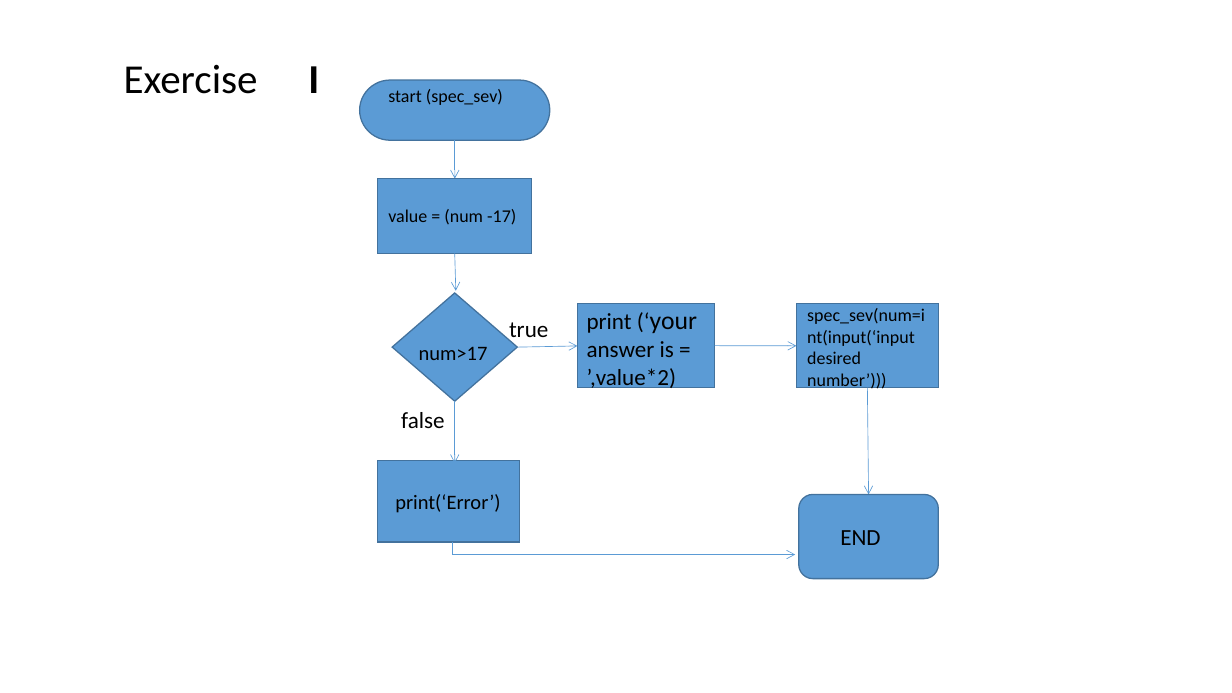
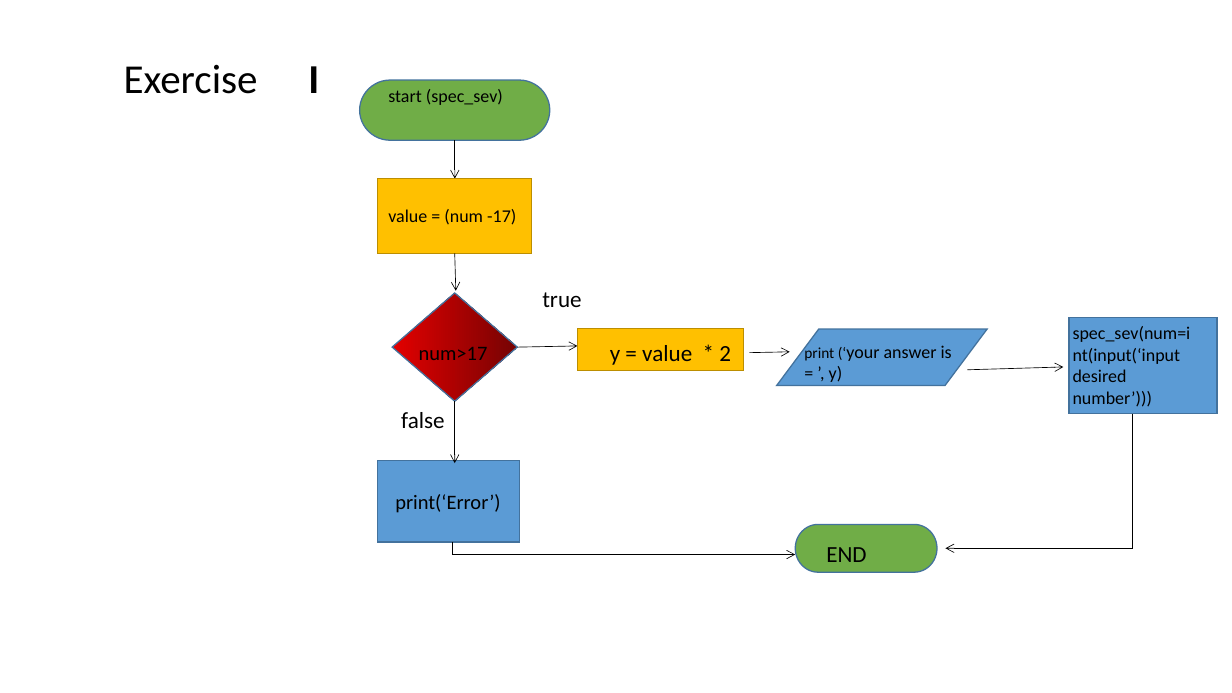
Before and after one commit to ehianeoigiagbepau/ehianeCSC102, a slide deck: slide 2 of flowchart for lab practice 1.pptx. Drawn at 1232x693 pixels with LibreOffice and Linux fonts; fonts in the diff are those of the drawing. Boxes give left, top, right and bottom in pixels: in the first picture for what was removed or moved away, otherwise in the second. Text is boxed around its words. In the diff, an @@ line names an element or a change of style, - is before the commit and + after.

```diff
--- a/flowchart for lab practice 1.pptx
+++ b/flowchart for lab practice 1.pptx
@@ pill shape at (x1=360, y1=80, x2=550, y2=140): fill #5B9BD5 to #70AD47 @@
@@ arrow (455, 140) - (455, 178): stroke #5B9BD5 0.5 pt to #000000 0.5 pt @@
@@ rectangle at (x1=378, y1=178, x2=532, y2=253): fill #5B9BD5 to #FFC000; outline #43739E 1 pt to #BD8E00 1 pt @@
@@ arrow (455, 253) - (456, 291): stroke #5B9BD5 0.5 pt to #000000 0.5 pt @@
@@ diamond at (x1=392, y1=293, x2=517, y2=401): fill #5B9BD5 to gradient #E30000 to #760303 @@
@@ text "true" rewrapped from (x1=509, y1=322, x2=548, y2=343) to (x1=542, y1=292, x2=581, y2=307) @@
@@ rectangle at (x1=578, y1=329, x2=744, y2=371): fill #5B9BD5 to #FFC000; outline #43739E 1 pt to #BD8E00 1 pt @@
@@ rectangle resized from (x1=578, y1=304, x2=714, y2=388) to (x1=578, y1=329, x2=744, y2=371) @@
@@ flow chart input output added at (x1=777, y1=329, x2=988, y2=385), fill #5B9BD5, outline #43739E 1 pt @@
@@ text "spec_sev(num=int(input(‘input desired number’)))" moved from (x1=807, y1=308, x2=925, y2=391) to (x1=1073, y1=326, x2=1191, y2=407) @@
@@ rectangle resized from (x1=797, y1=304, x2=939, y2=388) to (x1=1069, y1=317, x2=1217, y2=413) @@
@@ arrow (518, 348) - (578, 346): stroke #5B9BD5 0.5 pt to #000000 0.5 pt @@
@@ text added at (x1=610, y1=345, x2=731, y2=365), 18 pt, text #000000 @@
+y = value * 2
@@ arrow moved from (714, 346) - (797, 346) to (750, 353) - (790, 352) @@
@@ arrow (750, 353) - (790, 352): stroke #5B9BD5 0.5 pt to #000000 0.5 pt @@
@@ text at (x1=804, y1=345, x2=952, y2=382): text changed; size 18 to 14 pt @@
-print (‘your answer is = ’,value*2)
+print (‘your answer is = ’, y)
@@ arrow removed from (868, 388) to (869, 494) @@
@@ arrow added from (968, 370) to (1064, 367), #000000 0.5 pt @@
@@ arrow (455, 401) - (455, 463): stroke #5B9BD5 0.5 pt to #000000 0.5 pt @@
@@ elbow arrow added from (1132, 414) to (945, 548), #000000 0.5 pt @@
@@ rounded rectangle removed at (x1=799, y1=494, x2=939, y2=579) @@
@@ pill shape added at (x1=796, y1=525, x2=937, y2=573), fill #70AD47, outline #43739E 1 pt @@
@@ text "END" moved from (x1=840, y1=530, x2=880, y2=545) to (x1=826, y1=547, x2=866, y2=562) @@
@@ elbow arrow (453, 543) - (796, 555): stroke #5B9BD5 0.5 pt to #000000 0.5 pt @@
```
Also in this commit, not shown: 4 other slides changed, 1 other file.
